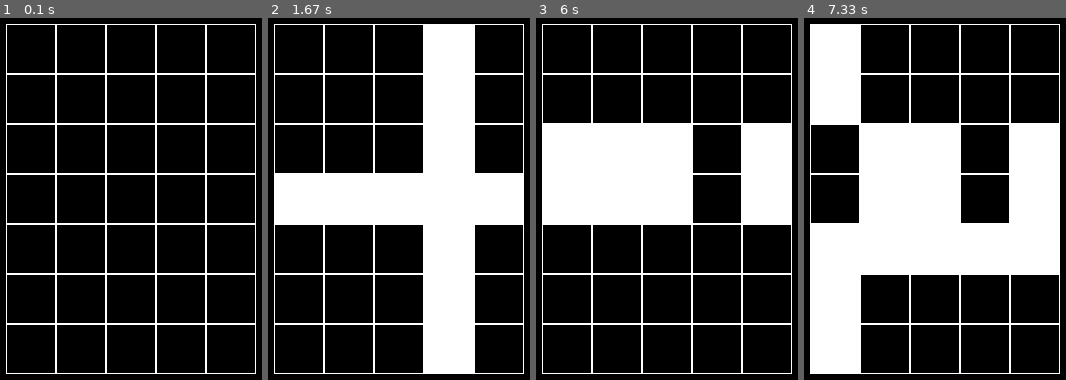
Above: before the commit, frames 1-4 (left to right).
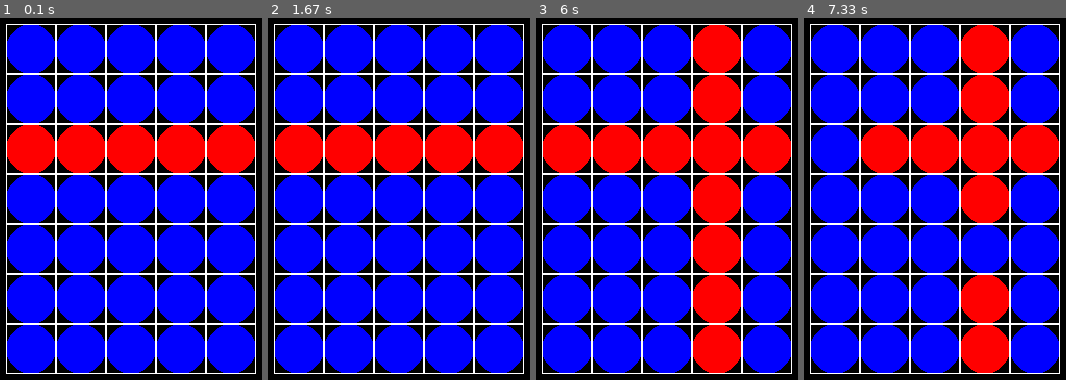
Above: after the commit, the same moments.

Repository: zinovieva-polina/yandex-liceum-irk_2020-2022
Game: pygame game, started from Roma/1.py
Same seed, same stepped clock (60 frames per second), same inputs: the game is played once before the commit and once after it.
Inputs (mouse positions are in pixels of both pictures, inside the frame that each line leads up to):
- Up to frame 1 (0.1 s): no input
- Up to frame 2 (1.67 s): click (425, 173) at 0.38 s
- Up to frame 3 (6 s): click (714, 155) at 5.72 s
- Up to frame 4 (7.33 s): click (819, 227) at 6.05 s

The runs differ from the first frame. In frame 1, 70% of the frame differs, in the area x 2-98%, y 1-99%; in frame 2, 75%; in frame 3, 73%; in frame 4, 76%.

Commit message:
6 lesson "Клетчатое поле"

Diff:
--- a/Roma/1.py
+++ b/Roma/1.py
@@ -1,4 +1,5 @@
 import pygame
+from random import randint
 
 
 class Board:
@@ -6,11 +7,12 @@
     def __init__(self, width, height):
         self.width = width
         self.height = height
-        self.board = [[0] * width for _ in range(height)]
+        self.board = [[randint(0, 1)] * width for _ in range(height)]
         # значения по умолчанию
         self.left = 10
         self.top = 10
         self.cell_size = 30
+        self.turn = 0
 
     # настройка внешнего вида
     def set_view(self, left, top, cell_size):
@@ -19,10 +21,10 @@
         self.cell_size = cell_size
 
     def render(self, screen):
-        colors = (pygame.Color(0, 0, 0), pygame.Color(255, 255, 255))
+        colors = (pygame.Color(255, 0, 0), pygame.Color(0, 0, 255))
         for y in range(self.height):
             for x in range(self.width):
-                pygame.draw.rect(
+                pygame.draw.ellipse(
                     screen,
                     colors[self.board[y][x]],
                     (x * self.cell_size + self.left, y * self.cell_size + self.top, self.cell_size, self.cell_size)
@@ -41,9 +43,11 @@
     def on_click(self, cell_coords):
         if cell_coords:
             x, y = cell_coords
-            self.board[y] = [not i for i in self.board[y]]
-            self.board = [[not i[j] if j == x else i[j] for j in range(len(i))] for i in self.board]
-            self.board[y][x] = not self.board[y][x]
+            curr_color = self.board[y][x]
+            if self.turn == curr_color:
+                self.board[y] = [curr_color for _ in self.board[y]]
+                self.board = [[curr_color if j == x else i[j] for j in range(len(i))] for i in self.board]
+                self.turn = not self.turn
 
     def get_cell(self, mouse_pos):
         cell_x = (mouse_pos[0] - self.left) // self.cell_size
